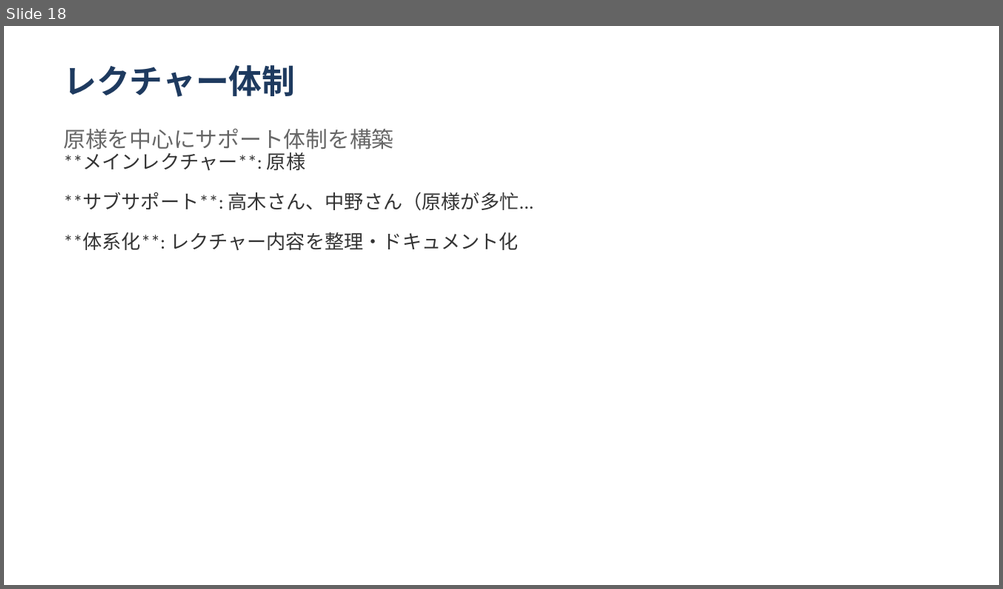
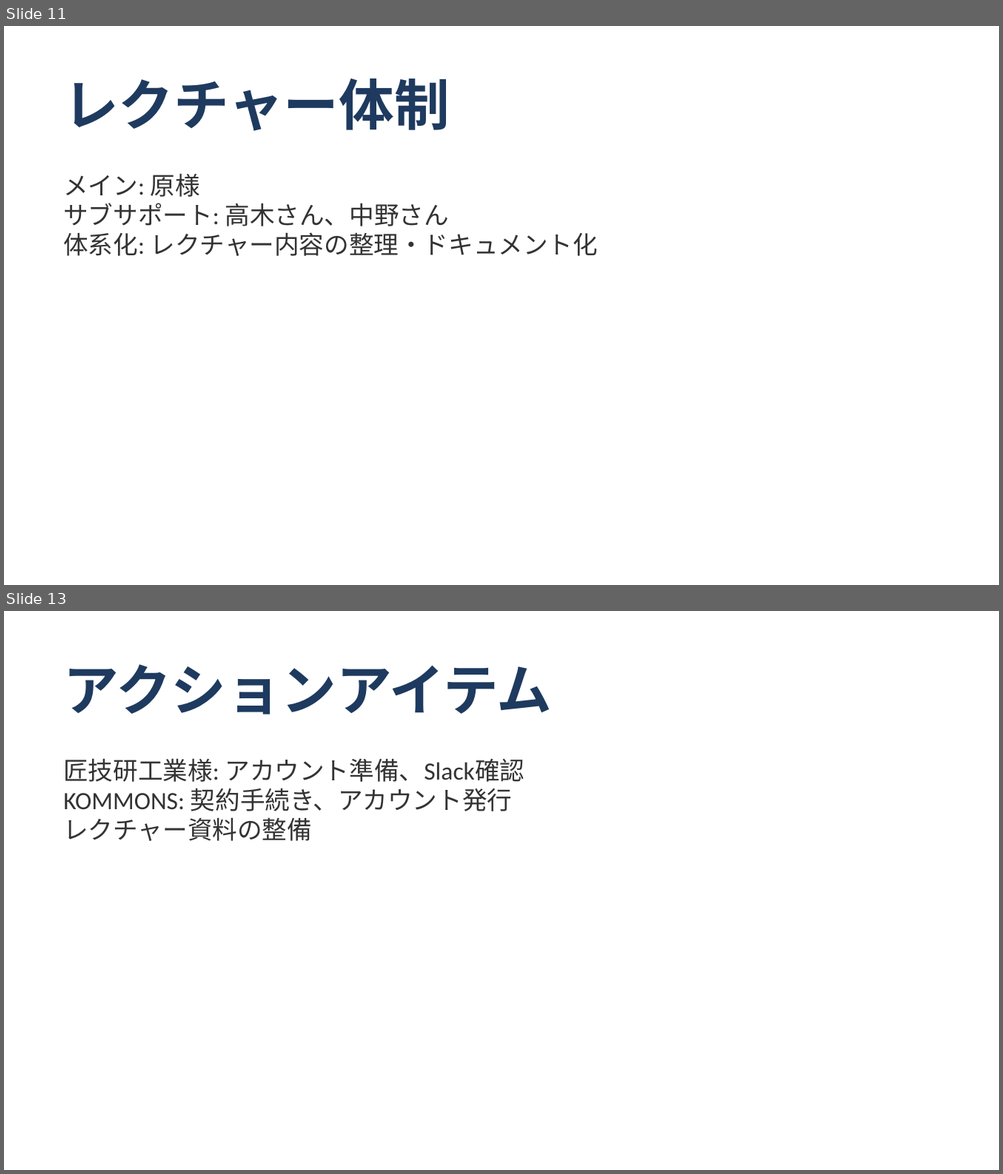
Before and after one commit to shoichitsuno-collab/MySpace_Shoichi-Tsuno, a slide deck: 匠技研工業プロジェクト_オンボーディング計画.pptx. Shown one above the other, each under a label of ours: slide 18 before the commit, slides 11 and 13 after it; the slides between them are not shown. The pictures are 1003x589 and 1003x1174 pixels, drawn with LibreOffice and Linux fonts; fonts in the diff are those of the drawing. Boxes give left, top, right and bottom in pixels: in the first picture for what was removed or moved away, otherwise in the second. Text is boxed around its words. In the diff, an @@ line names an element or a change of style, - is before the commit and + after.

```diff
--- a/匠技研工業プロジェクト_オンボーディング計画.pptx
+++ b/匠技研工業プロジェクト_オンボーディング計画.pptx
@@ slide 13 added at [4, 611, 999, 1170], background #FFFFFF @@
@@ text added at [63, 664, 552, 715], 40 pt, text #1E3A5F, bold @@
+アクションアイテム
@@ text added at [63, 758, 525, 841], 18 pt, text #333333 @@
+匠技研工業様: アカウント準備、Slack確認
+KOMMONS: 契約手続き、アカウント発行
+レクチャー資料の整備
@@ what was slide 18 is now slide 11 @@
@@ slide 11 changed as well @@
@@ text "レクチャー体制": place and size @@
-text "レクチャー体制" at [63, 65, 295, 97]
+text "レクチャー体制" at [63, 79, 449, 131]
@@ text "レクチャー体制" at [63, 79, 449, 131]: size 24 to 40 pt @@
@@ text removed at [63, 128, 393, 150] @@
-原様を中心にサポート体制を構築
@@ text at [63, 173, 597, 256]: text changed; size 14 to 18 pt @@
-**メインレクチャー**: 原様
-**サブサポート**: 高木さん、中野さん（原様が多忙...
-**体系化**: レクチャー内容を整理・ドキュメント化
+メイン: 原様
+サブサポート: 高木さん、中野さん
+体系化: レクチャー内容の整理・ドキュメント化
```
Also in this commit, not shown: 8 other slides changed, 4 other slides added, 13 slides removed.
